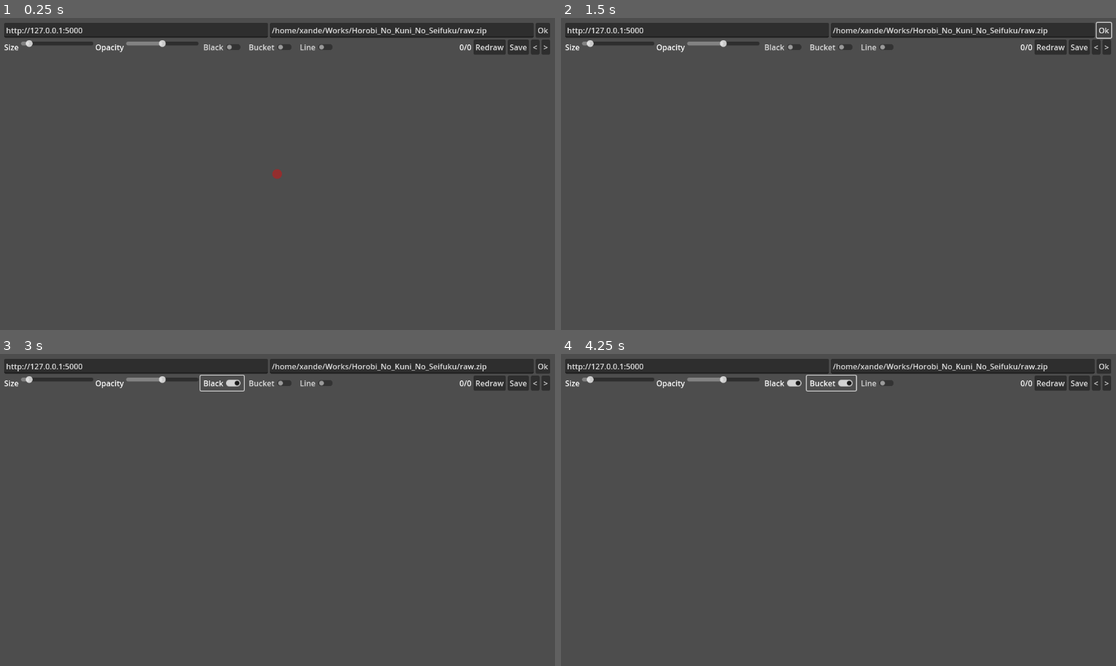
Above: before the commit, frames 1-4 (two rows, left to right).
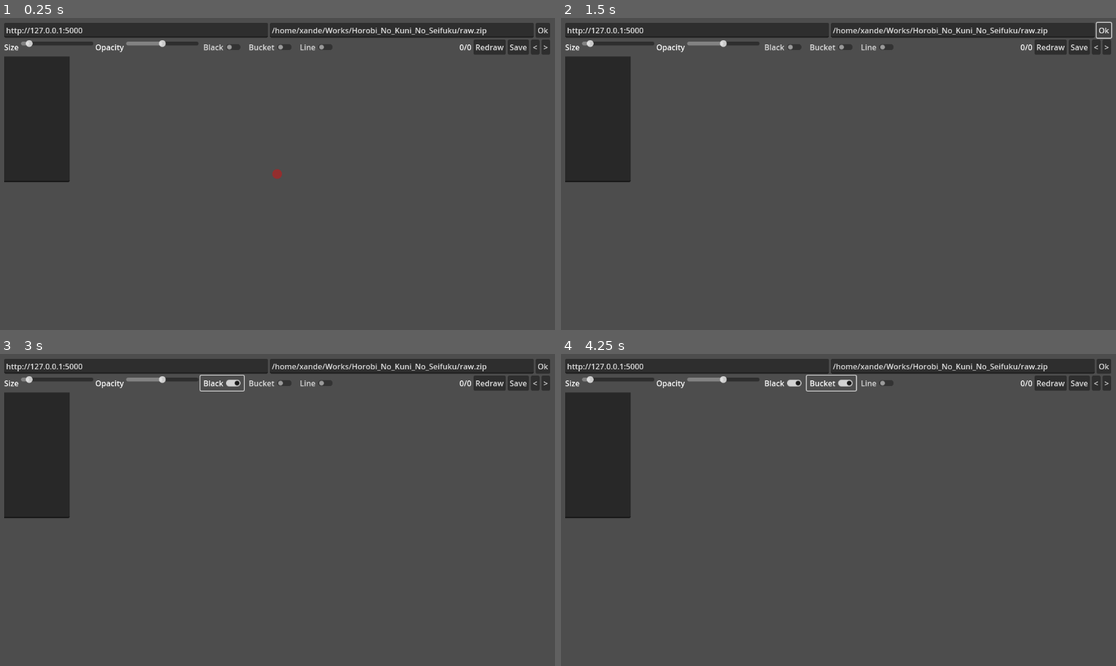
Above: after the commit, the same moments.

Repository: XandeKK/Cleaner
Game: Godot game, scene res://src/main.tscn
The game is run twice, just before and just after one commit, with the same random seed, the same clock (stepped at 60 frames per second) and the same inputs.
Inputs:
- Up to frame 1 (0.25 s): no input
- Up to frame 2 (1.5 s): click "Redraw" at 0.5 s; click "Ok" at 1.25 s
- Up to frame 3 (3 s): click "Ok" at 2 s; click "Black" at 2.75 s
- Up to frame 4 (4.25 s): click "Bucket" at 3.5 s

The runs differ from the first frame. In frame 1, 4.7% of the frame differs, in the area x 0-13%, y 12-53%; in frame 2, 4.7%; in frame 3, 4.7%; in frame 4, 4.7%.

Commit message:
Add timer and log

Diff:
--- a/client/src/Autoload/client.gd
+++ b/client/src/Autoload/client.gd
@@ -8,6 +8,8 @@
 
 var client : SocketIOClient
 var backendURL: String
+var _log : TextEdit
+var timer : Timer
 
 signal download_finished
 
@@ -23,13 +25,14 @@
 	client.on_event.connect(on_socket_event)
 
 	add_child(client)
+	# delete raw.zip in gdrive
 	OS.execute('/home/xande/Applications/gdrive', ['files', 'upload', path])
-	await get_tree().create_timer(10).timeout
-	client.socketio_send("panel_cleaner", {'filename': path.get_file()})
+	await get_tree().create_timer(50).timeout
+	client.socketio_send("panel_cleaner", {})
 
 func redraw() -> void:
 	OS.execute('/home/xande/Languages/multi/cleaner/client/zip.sh', [])
-	await get_tree().create_timer(10).timeout
+	await get_tree().create_timer(50).timeout
 	client.socketio_send("redraw")
 
 func get_images_zip_id(data: String, filename : String) -> String:
@@ -57,26 +60,30 @@
 
 func on_socket_connect(_payload: Variant, _name_space, error: bool):
 	if error:
-		push_error("Failed to connect to backend!")
+		_log.text += '\nFailed to connect to backend!'
 	else:
-		print("Socket connected")
+		_log.text += '\nSocket connected'
+		timer.start(1)
 
 func on_socket_event(event_name: String, _payload: Variant, _name_space):
 	if event_name == 'download_mask':
 		Notification.message("Downloading mask.zip")
-		await get_tree().create_timer(10).timeout
+		_log.text += '\nDownloading mask.zip'
+		await get_tree().create_timer(50).timeout
 
 		var output : Array = []
 		OS.execute('/home/xande/Applications/gdrive', ['files', 'list'], output)
 		var value : String = get_images_zip_id(output[0], 'mask')
 
 		OS.execute('/home/xande/Applications/gdrive', ['files', 'download', value, '--destination', '/tmp/cleaner/'])
+		OS.execute('/home/xande/Applications/gdrive', ['files', 'delete', value])
 
 		emit_signal('download_finished')
 	elif event_name == 'download_cleaned':
 		Notification.message("Downloading result.zip")
+		_log.text += '\nDownloading result.zip'
 
-		await get_tree().create_timer(10).timeout
+		await get_tree().create_timer(50).timeout
 
 		var output : Array = []
 		OS.execute('/home/xande/Applications/gdrive', ['files', 'list'], output)
@@ -85,6 +92,6 @@
 		OS.execute('/home/xande/Applications/gdrive', ['files', 'download', value, '--destination', path.get_base_dir()])
 
 		Notification.message("result.zip downloaded")
+		_log.text += '\nresult.zip downloaded'
 	elif event_name == 'message':
-		var data : Dictionary = JSON.parse_string(_payload)
-		Notification.message(data.message)
+		_log.text += '\n' + _payload.message
--- a/client/src/main.gd
+++ b/client/src/main.gd
@@ -9,6 +9,8 @@
 	Notification.notification_body = $NotificationBody
 
 	Client.download_finished.connect(_on_download_finshed)
+	Client._log = $MarginContainer/VBoxContainer/Control/Canvas/SubViewport/Log
+	Client.timer = $Timer
 	FileHandler.canvas = $MarginContainer/VBoxContainer/Control/Canvas
 
 	FileHandler.page_changed.connect(_on_page_changed)
@@ -35,6 +37,7 @@
 	OS.execute('unzip', ['/tmp/cleaner/mask.zip', '-d', '/tmp/cleaner/mask'])
 	FileHandler.open()
 	Notification.message("Download finished mask.zip")
+	Client._log.text += '\nDownload finished mask.zip'
 
 func _on_ok_pressed():
 	Client.url = $MarginContainer/VBoxContainer/HBoxContainer/URL.text
@@ -73,3 +76,6 @@
 	var img : Image = sub_viewport_mask.get_texture().get_image()
 	img.save_jpg(FileHandler.mask_images_path[FileHandler.current_page])
 	Notification.message("Mask saved")
+
+func _on_timer_timeout():
+	Client.client.socketio_send("ping", {})
--- a/client/src/main.tscn
+++ b/client/src/main.tscn
@@ -138,6 +138,21 @@
 [node name="Camera2D" type="Camera2D" parent="MarginContainer/VBoxContainer/Control/Canvas/SubViewport"]
 position = Vector2(10, 80)
 script = ExtResource("2_7p5kw")
+
+[node name="Log" type="TextEdit" parent="MarginContainer/VBoxContainer/Control/Canvas/SubViewport"]
+custom_minimum_size = Vector2(800, 500)
+offset_left = -830.0
+offset_top = 80.0
+offset_right = -30.0
+offset_bottom = 580.0
+editable = false
+context_menu_enabled = false
+shortcut_keys_enabled = false
+selecting_enabled = false
+deselect_on_focus_loss_enabled = false
+drag_and_drop_selection_enabled = false
+virtual_keyboard_enabled = false
+middle_mouse_paste_enabled = false
 
 [node name="BottomCanvas" type="SubViewportContainer" parent="MarginContainer/VBoxContainer/Control/Canvas/SubViewport"]
 offset_left = 10.0
@@ -199,6 +214,8 @@
 grow_vertical = 2
 mouse_filter = 2
 alignment = 2
+
+[node name="Timer" type="Timer" parent="."]
 
 [connection signal="pressed" from="MarginContainer/VBoxContainer/HBoxContainer/Ok" to="." method="_on_ok_pressed"]
 [connection signal="value_changed" from="MarginContainer/VBoxContainer/HBoxContainer2/PixelSize" to="MarginContainer/VBoxContainer/Control/Canvas/SubViewport/BottomCanvas/SubViewport/SubViewportContainer/SubViewport/Mask" method="_on_pixel_size_value_changed"]
@@ -211,3 +228,4 @@
 [connection signal="pressed" from="MarginContainer/VBoxContainer/HBoxContainer2/HBoxContainer/Back" to="." method="_on_back_pressed"]
 [connection signal="pressed" from="MarginContainer/VBoxContainer/HBoxContainer2/HBoxContainer/Foward" to="." method="_on_foward_pressed"]
 [connection signal="gui_input" from="MarginContainer/VBoxContainer/Control/Canvas/SubViewport/BottomCanvas/SubViewport/Aim" to="MarginContainer/VBoxContainer/Control/Canvas/SubViewport/BottomCanvas/SubViewport/Aim" method="_on_gui_input"]
+[connection signal="timeout" from="Timer" to="." method="_on_timer_timeout"]
Not shown, changed: server/app.py
Not shown, changed: server/lib/iopaint.py
Not shown, changed: server/lib/panel_cleaner.py
